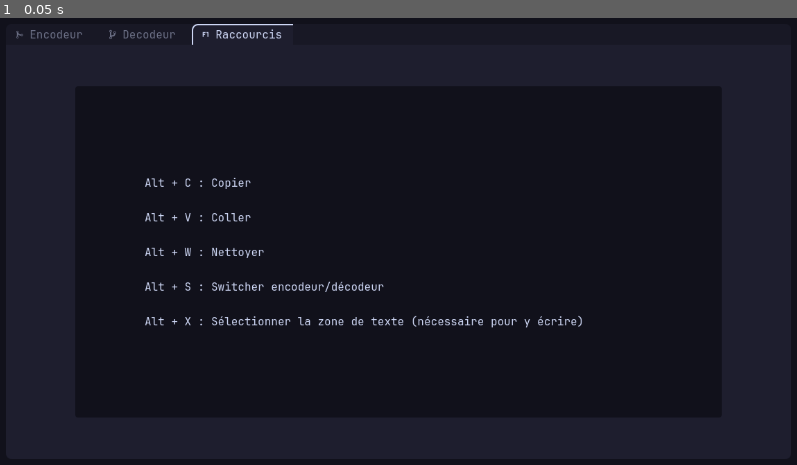
Above: before the commit, frame 1.
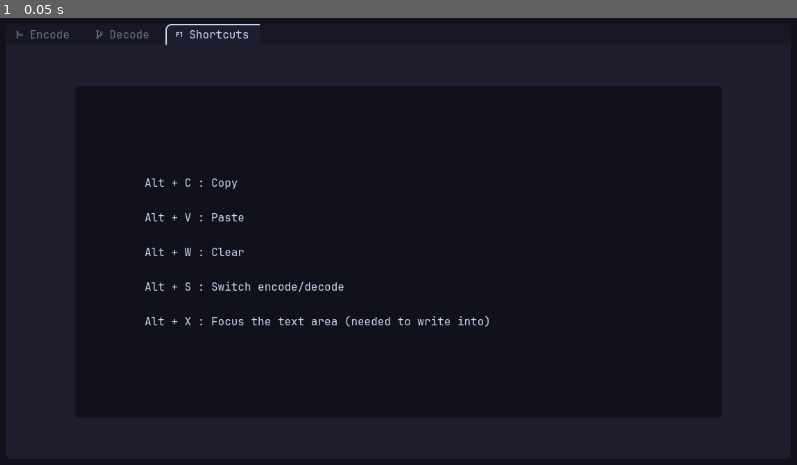
Above: after the commit, the same moment.

Repository: LaChaussetteGauche/UniCypherCode
Game: Godot game, scene res://Desktop/Scenes/control_desktop.tscn
Same seed, same stepped clock (60 frames per second), same inputs: the game is played once before the commit and once after it.
Inputs:
- Up to frame 1 (0.05 s): no input

The runs differ from the first frame. In frame 1, 0.9% of the frame differs, in the area x 8-74%, y 1-70%.

Commit message:
Added localization

Diff:
--- a/Desktop/Scenes/control_desktop.tscn
+++ b/Desktop/Scenes/control_desktop.tscn
@@ -44,21 +44,21 @@
 layout_mode = 2
 theme = ExtResource("2_ucxo1")
 current_tab = 2
-tab_0/title = " Encodeur"
-tab_1/title = " Decodeur"
-tab_2/title = "󱊫 Raccourcis"
+tab_0/title = "ENCODE_TAB"
+tab_1/title = "DECODE_TAB"
+tab_2/title = "SHORTCUTS_TAB"
 
 [node name="Encode" parent="Panel/MarginContainer/TabContainer" unique_id=1446872324 instance=ExtResource("3_btyrf")]
 visible = false
 layout_mode = 2
 metadata/_tab_index = 0
-metadata/_tab_name = " Encodeur"
+metadata/_tab_name = "ENCODE_TAB"
 
 [node name="Decode" parent="Panel/MarginContainer/TabContainer" unique_id=680072098 instance=ExtResource("4_dqysy")]
 visible = false
 layout_mode = 2
 metadata/_tab_index = 1
-metadata/_tab_name = " Decodeur"
+metadata/_tab_name = "DECODE_TAB"
 
 [node name="Shortcuts" type="MarginContainer" parent="Panel/MarginContainer/TabContainer" unique_id=960430162]
 layout_mode = 2
@@ -67,7 +67,7 @@
 theme_override_constants/margin_right = 100
 theme_override_constants/margin_bottom = 60
 metadata/_tab_index = 2
-metadata/_tab_name = "󱊫 Raccourcis"
+metadata/_tab_name = "SHORTCUTS_TAB"
 
 [node name="Label" type="Label" parent="Panel/MarginContainer/TabContainer/Shortcuts" unique_id=1526399891]
 custom_minimum_size = Vector2(1, 0)
@@ -75,14 +75,6 @@
 size_flags_vertical = 1
 theme_override_fonts/font = ExtResource("2_btyrf")
 theme_override_styles/normal = SubResource("StyleBoxFlat_ee4bf")
-text = "Alt + C : Copier
-
-Alt + V : Coller
-
-Alt + W : Nettoyer
-
-Alt + S : Switcher encodeur/décodeur
-
-Alt + X : Sélectionner la zone de texte (nécessaire pour y écrire)"
+text = "SHORTCUTS_LABEL"
 vertical_alignment = 1
 autowrap_mode = 3
--- a/Desktop/Scenes/decode_desktop.tscn
+++ b/Desktop/Scenes/decode_desktop.tscn
@@ -38,7 +38,7 @@
 layout_mode = 2
 size_flags_vertical = 3
 theme = ExtResource("3_enoum")
-placeholder_text = "Texte à décoder..."
+placeholder_text = "DECODE_PLACEHOLDER"
 backspace_deletes_composite_character_enabled = true
 wrap_mode = 1
 autowrap_mode = 1
@@ -53,13 +53,13 @@
 layout_mode = 2
 size_flags_horizontal = 3
 theme = ExtResource("3_enoum")
-text = " Nettoyer"
+text = "CLEAR_BUTTON"
 
 [node name="PasteButton" type="Button" parent="MarginContainer/HBoxContainer/VBoxContainer/HBoxContainer" unique_id=1860033812]
 layout_mode = 2
 size_flags_horizontal = 3
 theme = ExtResource("3_enoum")
-text = " COLLER"
+text = "PASTE_BUTTON"
 
 [node name="VBoxContainer3" type="VBoxContainer" parent="MarginContainer/HBoxContainer" unique_id=1285264959]
 custom_minimum_size = Vector2(100, 0)
@@ -115,7 +115,7 @@
 custom_minimum_size = Vector2(0, 50)
 layout_mode = 2
 theme = ExtResource("3_enoum")
-text = " COPIER"
+text = "COPY_BUTTON"
 
 [connection signal="text_changed" from="MarginContainer/HBoxContainer/VBoxContainer/TextEdit" to="." method="_on_text_edit_text_changed"]
 [connection signal="pressed" from="MarginContainer/HBoxContainer/VBoxContainer/HBoxContainer/ClearButton" to="." method="_on_clear_button_pressed"]
--- a/Desktop/Scenes/encode_desktop.tscn
+++ b/Desktop/Scenes/encode_desktop.tscn
@@ -38,7 +38,7 @@
 layout_mode = 2
 size_flags_vertical = 3
 theme = ExtResource("2_gekn8")
-placeholder_text = "Texte à encoder..."
+placeholder_text = "ENCODE_PLACEHOLDER"
 backspace_deletes_composite_character_enabled = true
 wrap_mode = 1
 autowrap_mode = 1
@@ -53,13 +53,13 @@
 layout_mode = 2
 size_flags_horizontal = 3
 theme = ExtResource("2_gekn8")
-text = " Nettoyer"
+text = "CLEAR_BUTTON"
 
 [node name="PasteButton" type="Button" parent="MarginContainer/HBoxContainer/VBoxContainer/HBoxContainer" unique_id=937411517]
 layout_mode = 2
 size_flags_horizontal = 3
 theme = ExtResource("2_gekn8")
-text = " COLLER"
+text = "PASTE_BUTTON"
 
 [node name="VBoxContainer3" type="VBoxContainer" parent="MarginContainer/HBoxContainer" unique_id=773688690]
 custom_minimum_size = Vector2(100, 0)
@@ -78,7 +78,7 @@
 custom_minimum_size = Vector2(90, 43)
 layout_mode = 2
 theme = ExtResource("2_gekn8")
-placeholder_text = "Décalage"
+placeholder_text = "OFFSET"
 alignment = 1
 max_length = 18
 caret_blink = true
@@ -104,7 +104,7 @@
 custom_minimum_size = Vector2(0, 50)
 layout_mode = 2
 theme = ExtResource("2_gekn8")
-text = " COPIER"
+text = "COPY_BUTTON"
 
 [connection signal="text_changed" from="MarginContainer/HBoxContainer/VBoxContainer/TextEdit" to="." method="_on_text_edit_text_changed"]
 [connection signal="pressed" from="MarginContainer/HBoxContainer/VBoxContainer/HBoxContainer/ClearButton" to="." method="_on_clear_button_pressed"]
--- a/Desktop/Scripts/control_desktop.gd
+++ b/Desktop/Scripts/control_desktop.gd
@@ -16,6 +16,10 @@
 		encode.input(event)
 	elif decode.visible:
 		decode.input(event)
+
+func _ready() -> void:
+	print(OS.get_locale_language())
+	TranslationServer.set_locale(OS.get_locale_language())
 
 # Met l'arrière-plan en rouge s'il y a une erreur sur l'onglet actuel
 func _process(_delta: float) -> void:
--- a/project.godot
+++ b/project.godot
@@ -60,6 +60,10 @@
 ]
 }
 
+[internationalization]
+
+locale/translations=PackedStringArray("res://translations.fr.translation", "res://translations.en.translation")
+
 [physics]
 
 3d/physics_engine="Jolt Physics"
--- /dev/null
+++ b/translations.csv
@@ -0,0 +1,27 @@
+key,fr,en
+CLEAR_BUTTON, Nettoyer, Clear
+PASTE_BUTTON, Coller, Paste
+COPY_BUTTON, Copier, Copy
+ENCODE_PLACEHOLDER,Texte à encoder…,Text to encode…
+DECODE_PLACEHOLDER,Texte à décoder…,Text to decode…
+OFFSET,Décalage,Offset
+ENCODE_TAB, Encodeur, Encode
+DECODE_TAB, Décodeur, Decode
+SHORTCUTS_TAB,󱊫 Raccourcis,󱊫 Shortcuts
+SHORTCUTS_LABEL,"Alt + C : Copier
+
+Alt + V : Coller
+
+Alt + W : Nettoyer
+
+Alt + S : Switcher encodeur/décodeur
+
+Alt + X : Sélectionner la zone de texte (nécessaire pour y écrire)","Alt + C : Copy
+
+Alt + V : Paste
+
+Alt + W : Clear
+
+Alt + S : Switch encode/decode
+
+Alt + X : Focus the text area (needed to write into)"
Not shown, added: translations.csv.import
Binary file added: translations.en.translation
Binary file added: translations.fr.translation
Not shown, added: .~lock.translations.csv#
Not shown, added: translations.ods
